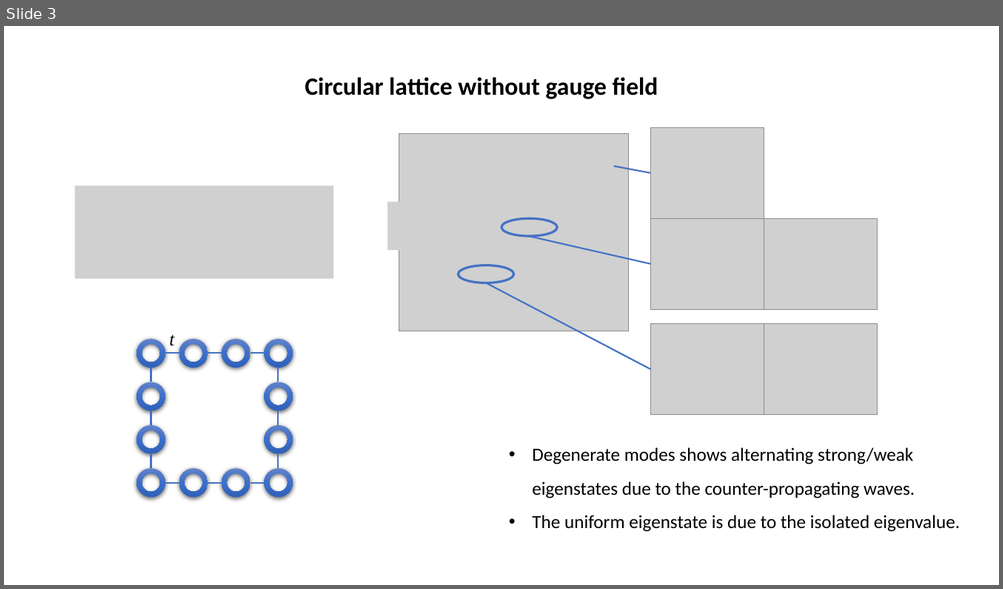
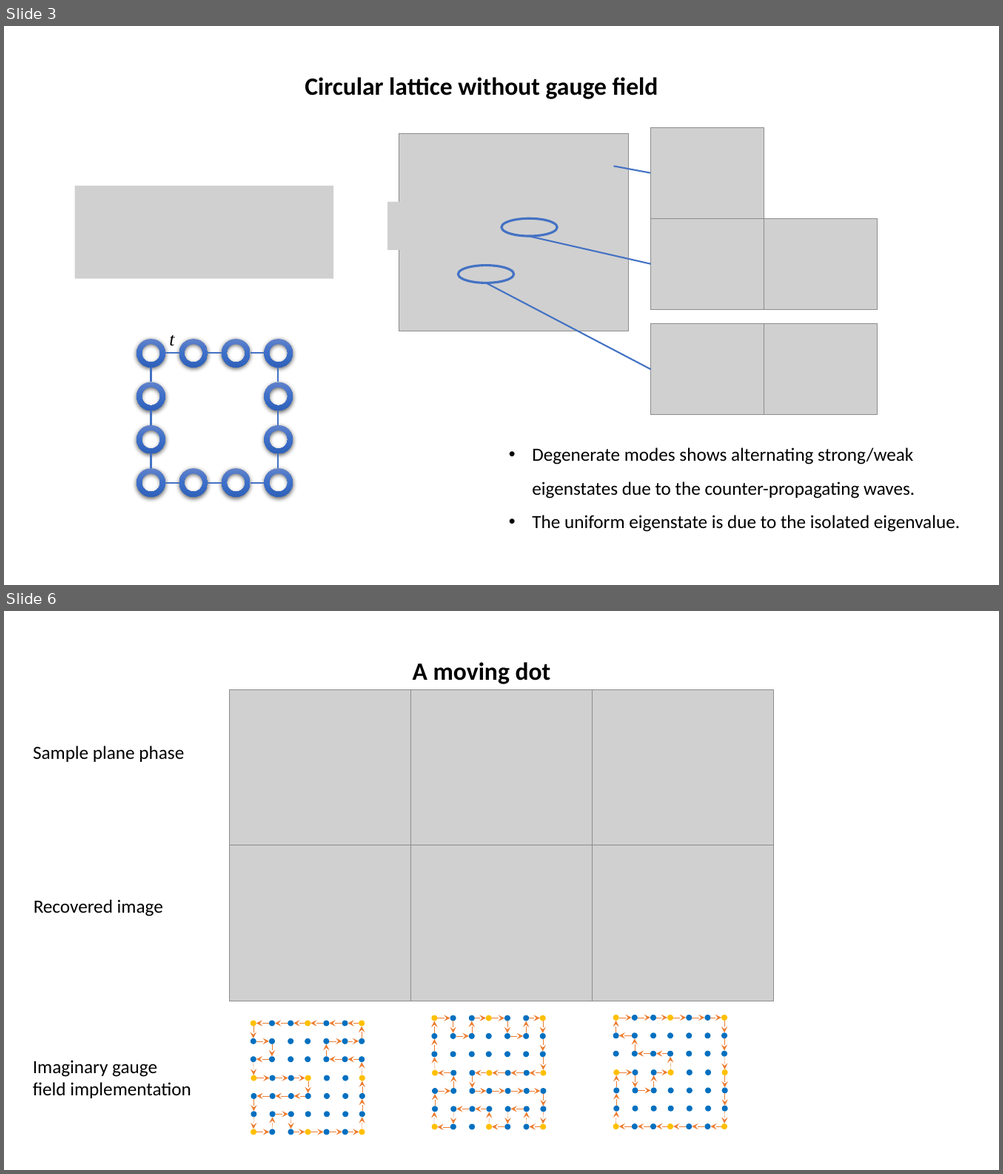
Before and after one commit to minspan199/imaginary-gauge-field, a slide deck: Non-Hermitian gauge field- tight-binding model.pptx. Shown one above the other, each under a label of ours: slide 3 before the commit, slides 3 and 6 after it; the slides between them are not shown. The pictures are 1003x589 and 1003x1174 pixels, drawn with LibreOffice and Linux fonts; fonts in the diff are those of the drawing; grey boxes stand for pictures. Boxes give left, top, right and bottom in pixels: in the first picture for what was removed or moved away, otherwise in the second. Text is boxed around its words. In the diff, an @@ line names an element or a change of style, - is before the commit and + after.

```diff
--- a/Non-Hermitian gauge field- tight-binding model.pptx
+++ b/Non-Hermitian gauge field- tight-binding model.pptx
@@ slide 6 added at (4,611,999,1170), background #FFFFFF @@
@@ text added at (412,662,551,684), 24 pt, text #000000, bold @@
+A moving dot
@@ group added at (229,689,774,1001): 6 pictures @@
@@ text added at (33,746,184,762), 18 pt, text #000000 @@
+Sample plane phase
@@ text added at (34,900,163,917), 18 pt, text #000000 @@
+Recovered image
@@ group added at (250,1021,365,1136): 49 ellipses, 38 arrows @@
@@ group added at (432,1015,546,1130): 49 ellipses, 42 arrows @@
@@ group added at (613,1015,728,1130): 49 ellipses, 32 arrows @@
@@ text added at (33,1060,191,1099), 18 pt, text #000000 @@
+Imaginary gauge field implementation
```
Also in this commit, not shown: 2 slides changed, 1 slide removed, 4 other files.
